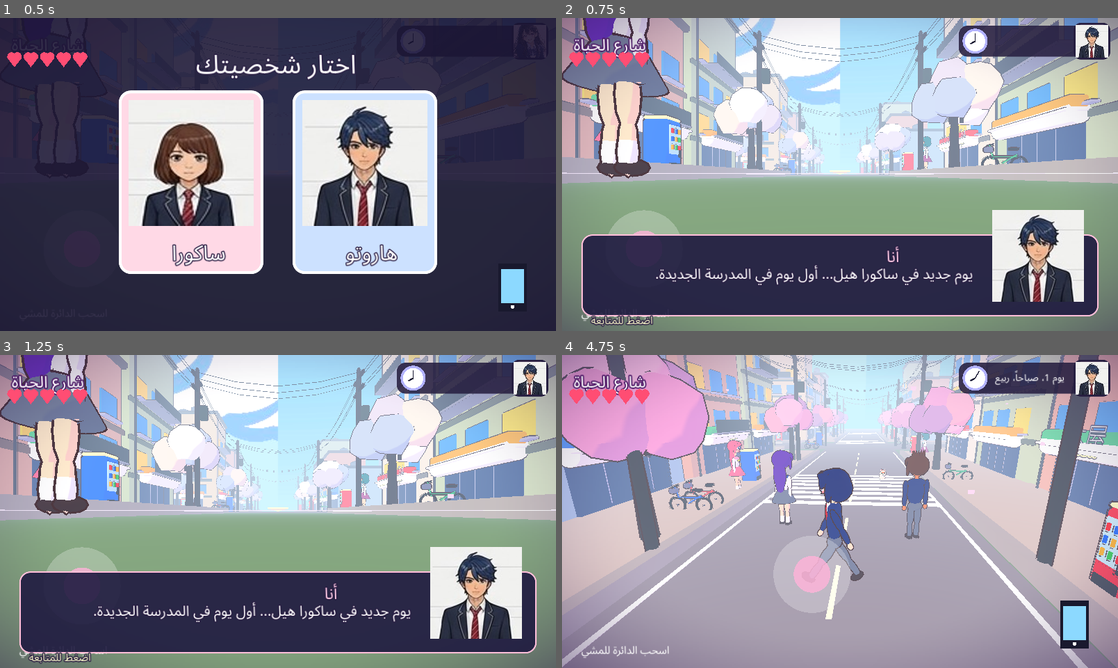
Above: before the commit, frames 1-4 (two rows, left to right).
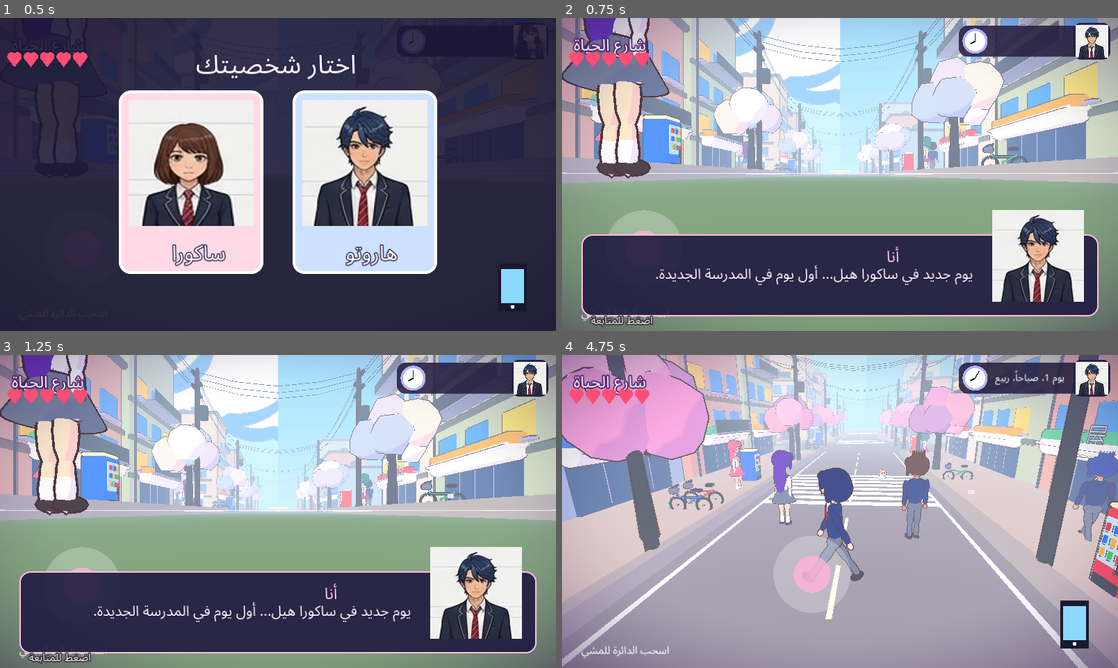
Above: after the commit, the same moments.

Repository: otakucoderstudio/anime-life-game
Game: Godot game, scene res://main.tscn
Two runs of this game, one before a commit and one after it. Both use one fixed random seed, a clock stepped at 60 frames per second and the inputs below.
Inputs (mouse positions are in pixels of both pictures, inside the frame that each line leads up to):
- Up to frame 1 (0.5 s): no input
- Up to frame 2 (0.75 s): tap Enter at 0.5 s; move the mouse to (962, 158) at 0.52 s; hold Right (ui_right) from 0.53 s (still down); click (962, 158) at 0.67 s
- Up to frame 3 (1.25 s): keep holding Right (ui_right)
- Up to frame 4 (4.75 s): release Right (ui_right) at 1.25 s; tap Space at 1.25 s; drag from (728, 527) to (812, 574) at 1.27 s; click "أفطر وأروق" at 2 s; move the mouse to (895, 442) at 2.77 s; hold Right (ui_right) 2.78-3.5 s; drag from (812, 574) to (673, 464) at 3.52 s; move the mouse to (1006, 558) at 4.27 s; hold Left (ui_left) from 4.28 s (still down)

Frame 1 is identical in both runs. In frame 2, 0.2% of the frame differs, in the area x 32-68%, y 39-49%; in frame 3, 0.1%; in frame 4, 0.6%, in the area x 41-100%, y 24-60%.

Commit message:
Source for v3d-0.12 (pedestrians)

Diff:
--- a/godot-3d/main.gd
+++ b/godot-3d/main.gd
@@ -89,7 +89,7 @@
 	build_ui()
 	var vg:=TextureRect.new(); vg.texture=load('res://art/vignette.png'); vg.expand_mode=TextureRect.EXPAND_IGNORE_SIZE; vg.size=get_viewport().get_visible_rect().size; vg.mouse_filter=Control.MOUSE_FILTER_IGNORE; ui.add_child(vg); ui.move_child(vg,0)
 	petal_fx()
-	build_select(); build_scene_ui(); build_phone(); spawn_npcs(); build_audio()
+	build_select(); build_scene_ui(); build_phone(); spawn_npcs(); spawn_peds(); build_audio()
 	if 'shot' in OS.get_cmdline_user_args() and not ('select' in OS.get_cmdline_user_args()): pick('girl')
 
 var jp:Font=load("res://fonts/jp_s.ttf")
@@ -598,8 +598,59 @@
 	if h<12: return "صباحاً"
 	if h<17: return "ظهراً"
 	return "مساءً"
+
+var peds:=[]
+var ped_streets:=[[true,0.0,-110.0,4.0],[true,-70.0,-108.0,4.0],[true,70.0,-108.0,4.0],[false,-38.75,-108.0,108.0],[false,-100.0,-108.0,108.0]]
+func spawn_peds():
+	var rng:=RandomNumberGenerator.new(); rng.seed=7
+	var skins=[Color(1,0.88,0.8),Color(0.9,0.7,0.55),Color(0.8,0.58,0.42)]
+	var hairs=[Color(0.15,0.1,0.1),Color(0.4,0.22,0.12),Color(0.75,0.55,0.25),Color(0.55,0.25,0.55),Color(0.2,0.3,0.6)]
+	var outf=[Color(0.9,0.4,0.5),Color(0.3,0.6,0.8),Color(0.95,0.8,0.3),Color(0.45,0.75,0.5),Color(0.8,0.5,0.8)]
+	for i in range(6):
+		var g:Dictionary
+		if i%2==0: g=make_girl(skins[i%3],hairs[(i*2)%5],outf[i%5],outf[(i+2)%5],outf[(i+3)%5],i%4==0)
+		else: g=make_boy(skins[(i+1)%3],hairs[(i*3)%5],i%3==0,outf[(i+1)%5])
+		add_child(g.root)
+		peds.append({"d":g,"si":i%5,"t":rng.randf_range(-100,-5),"off":(7.5 if i%2==0 else -7.5),"dir":(1.0 if i%3==0 else -1.0),"ph":rng.randf()*6.0})
+		place_ped(peds[-1])
+func ped_pos(p:Dictionary)->Vector3:
+	var st:Array=ped_streets[p.si]
+	return Vector3(st[1]+p.off,0,p.t) if st[0] else Vector3(p.t,0,st[1]+p.off)
+func place_ped(p:Dictionary):
+	var n:Node3D=p.d.root; n.position=ped_pos(p)
+	var st:Array=ped_streets[p.si]
+	var dirv:=Vector3(0,0,p.dir) if st[0] else Vector3(p.dir,0,0)
+	n.rotation.y=atan2(dirv.x,dirv.z)
+func update_peds(dt:float):
+	for p in peds:
+		var n:Node3D=p.d.root
+		var st:Array=ped_streets[p.si]
+		var lo:float=minf(st[2],st[3]); var hi:float=maxf(st[2],st[3])
+		p.t+=p.dir*1.3*dt
+		if p.t<lo or p.t>hi: p.dir=-p.dir; p.t=clampf(p.t,lo,hi)
+		var d:=player.position.distance_to(n.position)
+		if d>70.0:
+			# jump to a street near the player, out of sight
+			var best:=-1; var bd:=1e9
+			for k in range(ped_streets.size()):
+				var s2:Array=ped_streets[k]
+				var ap:=Vector3(s2[1],0,clampf(player.position.z,-108,4)) if s2[0] else Vector3(clampf(player.position.x,-108,108),0,s2[1])
+				var dd:=ap.distance_to(player.position)
+				if dd<bd and randf()<0.7: bd=dd; best=k
+			if best>=0:
+				p.si=best; var s3:Array=ped_streets[best]
+				var pt:float=(player.position.z if s3[0] else player.position.x)+randf_range(25,45)*(1.0 if randf()<0.5 else -1.0)
+				p.t=clampf(pt,minf(s3[2],s3[3]),maxf(s3[2],s3[3])); p.off=7.5*(1.0 if randf()<0.5 else -1.0)
+				if d>1e8: pass
+		place_ped(p)
+		n.visible=in_room=='' and player.position.distance_to(n.position)<32.0
+		var sw:=sin(Time.get_ticks_msec()*0.006+p.ph)*0.6
+		var dd2:Dictionary=p.d
+		dd2.legl.rotation.x=sw; dd2.legr.rotation.x=-sw; dd2.arml.rotation.x=-sw*0.8; dd2.armr.rotation.x=sw*0.8
+
 func _process(dt):
 	for n in npcs: n.n.visible=in_room=='' and player.position.distance_to(n.n.position)<14.0
+	if peds.size()>0: update_peds(dt)
 	if mode!='play':
 		if mode=='scene': return
 		return
